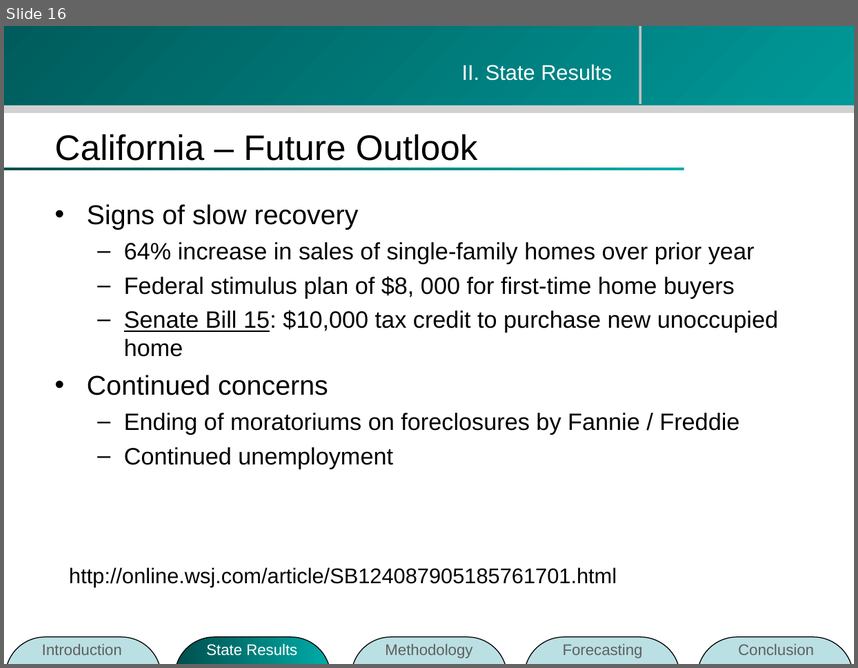
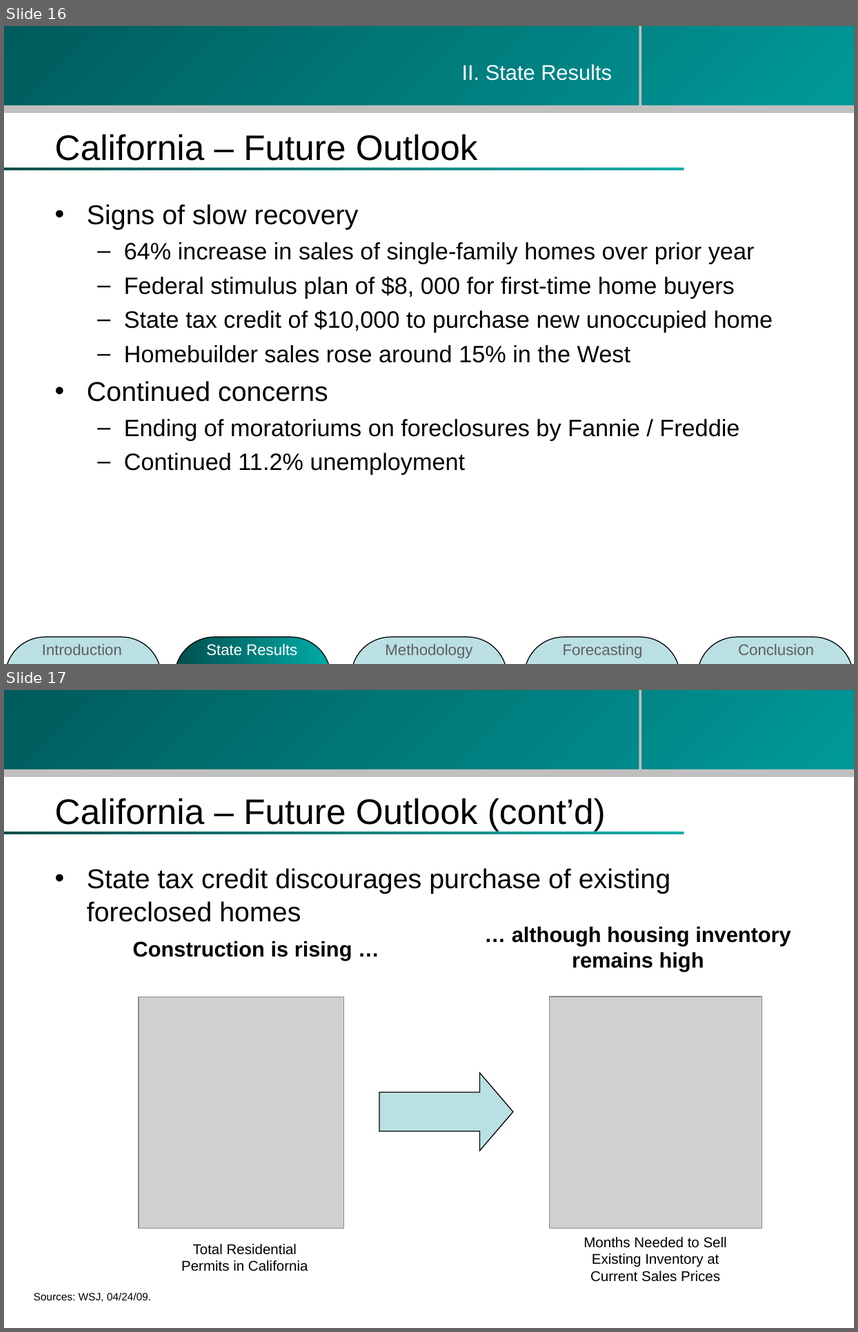
Before and after one commit to zhouzhenghui/svnrepository, a slide deck: SVNRepository/Presentation/M.Eng Final Presentation-take2.ppt. Shown one above the other, each under a label of ours: slide 16 before the commit, slides 16 and 17 after it. The pictures are 858x668 and 858x1332 pixels, drawn with LibreOffice and Linux fonts; fonts in the diff are those of the drawing; grey boxes stand for pictures; background and template pictures are left out. Boxes give left, top, right and bottom in pixels: in the first picture for what was removed or moved away, otherwise in the second. Text is boxed around its words. In the diff, an @@ line names an element or a change of style, - is before the commit and + after.

```diff
--- a/SVNRepository/Presentation/M.Eng Final Presentation-take2.ppt
+++ b/SVNRepository/Presentation/M.Eng Final Presentation-take2.ppt
@@ slide 17 added at (4, 690, 854, 1328), background #FFFFFF; not listed: 4 template elements that a slide beside it also shows @@
@@ title added at (55, 798, 606, 831), 30 pt, text #000000 @@
+California – Future Outlook (cont’d)
@@ text added at (87, 868, 671, 922), 23 pt, text #000000 @@
+• State tax credit discourages purchase of existing foreclosed homes
@@ text added at (512, 926, 791, 972), 18 pt, text #000000, bold @@
+… although housing inventory remains high
@@ text added at (133, 940, 352, 960), 18 pt, text #000000, bold @@
+Construction is rising …
@@ picture added at (139, 997, 343, 1228) @@
@@ picture added at (549, 996, 762, 1228) @@
@@ right arrow added at (380, 1072, 513, 1151), fill #BBE0E3, outline #000000 0.74 pt @@
@@ text added at (181, 1243, 308, 1271), 12 pt, text #000000 @@
+Total Residential Permits in California
@@ text added at (584, 1236, 727, 1281), 12 pt, text #000000 @@
+Months Needed to Sell Existing Inventory at Current Sales Prices
@@ text added at (34, 1292, 151, 1301), 9 pt, text #000000 @@
+Sources: WSJ, 04/24/09.
@@ slide 16 changed as well @@
@@ line moved from (640, 26) - (640, 104) to (640, 26) - (640, 111) @@
@@ rectangle at (4, 105, 854, 113): fill #D1D1D1 to #C0C0C0 @@
@@ text at (124, 310, 773, 363): text changed @@
-  – Senate Bill 15: $10,000 tax credit to purchase new unoccupied home
+  – State tax credit of $10,000 to purchase new unoccupied home
+  – Homebuilder sales rose around 15% in the West
@@ text at (124, 452, 466, 474): text changed @@
-  – Continued unemployment
+  – Continued 11.2% unemployment
@@ text removed at (69, 567, 617, 586) @@
-http://online.wsj.com/article/SB124087905185761701.html
```
Also in this commit, not shown: 36 other slides changed, 1 other slide added, 2 slides removed.
